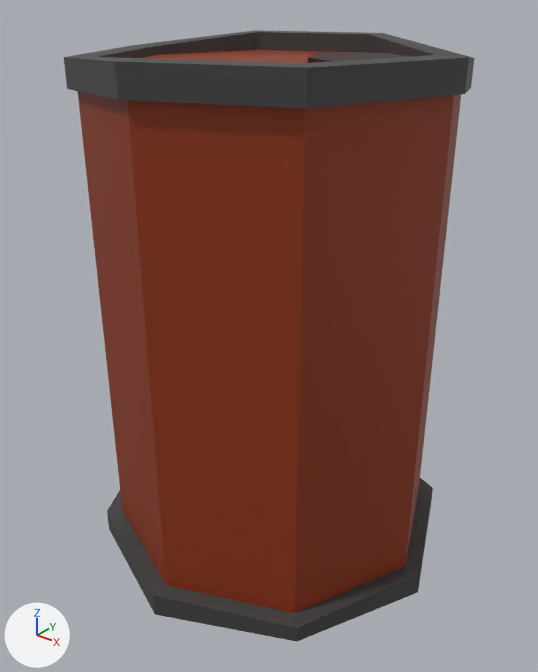
What one commit did to the Blender file Assets/Models/Barel.blend.
The view is the same before and after, from a 50 mm lens placed at (2.5, -3.17, 3.32), pointed at (0.01, -0.06, 1.39). Arrows for +X, +Y and +Z are at lower left; the lights stay in place.

Objects in the first picture: 'Barrel'.
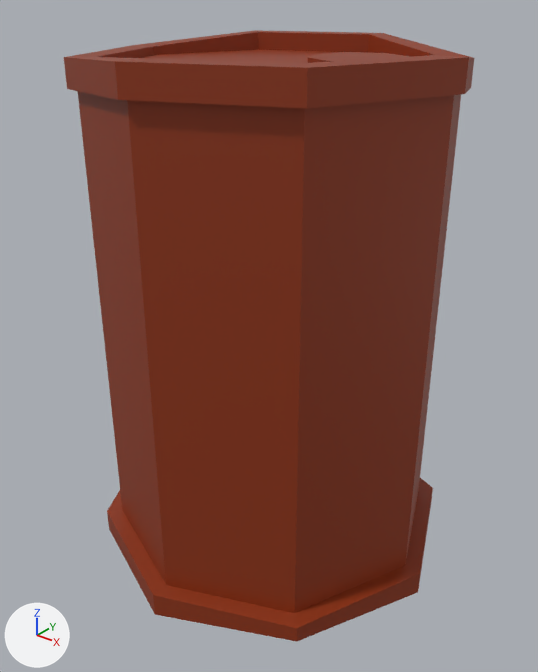
Where the change shows, as pixel boxes (x1, y1, x2, y2) in the pictures (538 x 672 px):
```json
{"part": 1, "of": "me_cylinder", "change": "recoloured", "before": [64, 30, 474, 642], "after": [64, 30, 474, 642], "on screen": "black to red"}
{"part": 2, "of": "me_cylinder", "change": "recoloured", "before": [308, 52, 409, 63], "after": [308, 52, 409, 63], "on screen": "grey to brown"}
```

Scene script edits in JSON lines:
```json
{"block": "me_cylinder", "where": "me_cylinder.from_pydata(...)  # 96 vertices, 90 faces; spans x -1.1..1.1, y -1.1..1.1, z 0.0..3.0"}
{"block": "me_cylinder", "where": "# used by ob_barrel; location = (0.0, 0.0, 0.0)"}
{"block": "me_cylinder", "change": "me_cylinder part 1: all 56 faces that had it switch from mat_baseshade (black #434343) to mat_basecolour (brown #8f340e)"}
{"block": "me_cylinder", "change": "me_cylinder part 2: all 7 faces that had it switch from mat_lid (dark red #2e0a10) to mat_basecolour (brown #8f340e)"}
```
